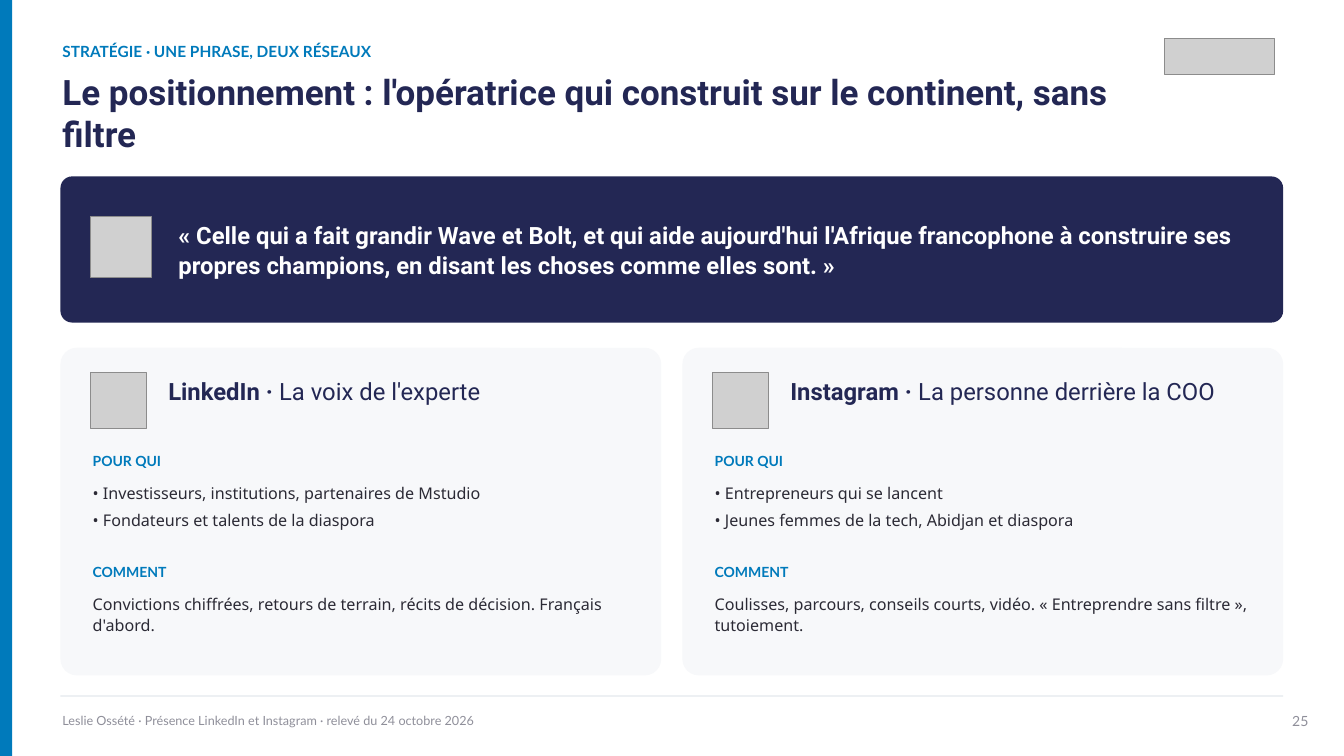
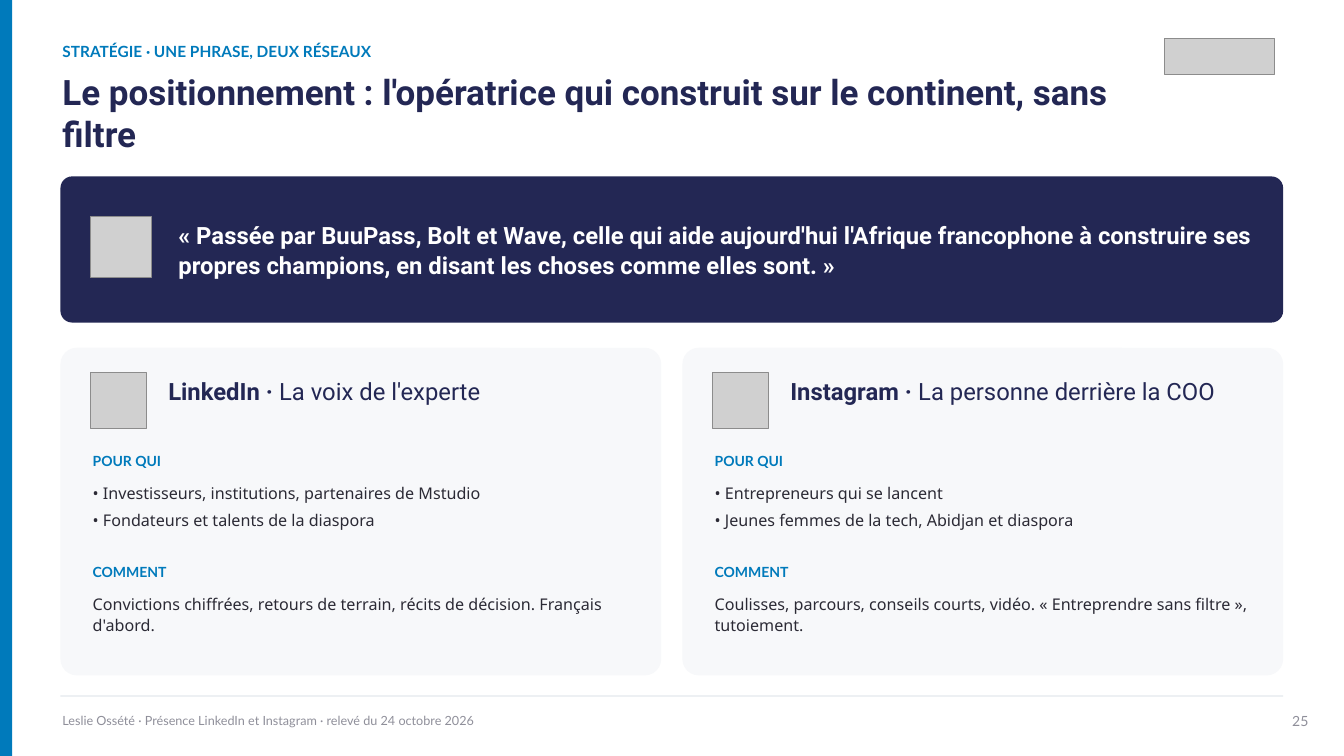
Before and after one commit to leslita06/fatima-unifood-fictif, a slide deck: slide 25 of leslie-linkedin/v.pptx. Drawn at 1344x756 pixels with LibreOffice and Linux fonts; fonts in the diff are those of the drawing; grey boxes stand for pictures. Boxes give left, top, right and bottom in pixels: in the first picture for what was removed or moved away, otherwise in the second. Text is boxed around its words. In the diff, an @@ line names an element or a change of style, - is before the commit and + after.

```diff
--- a/leslie-linkedin/v.pptx
+++ b/leslie-linkedin/v.pptx
@@ text at <box>178,226,1250,279</box>: text changed @@
-« Celle qui a fait grandir Wave et Bolt, et qui aide aujourd'hui l'Afrique francophone à construire ses propres champions, en disant les choses comme elles sont. »
+« Passée par BuuPass, Bolt et Wave, celle qui aide aujourd'hui l'Afrique francophone à construire ses propres champions, en disant les choses comme elles sont. »
```
Also in this commit, not shown: 2 other slides changed.
